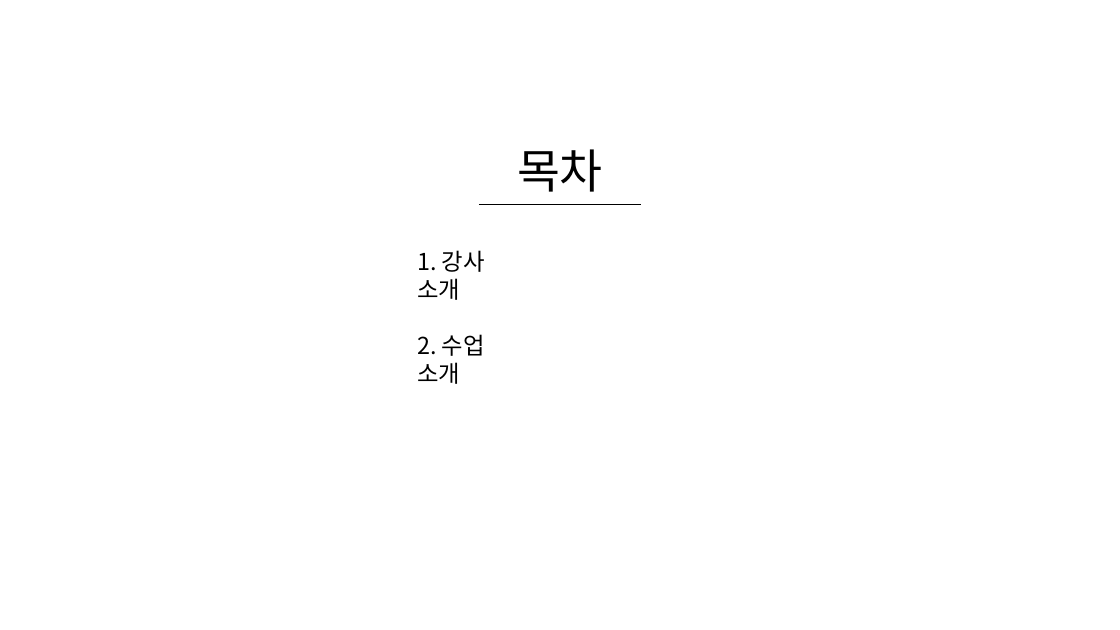
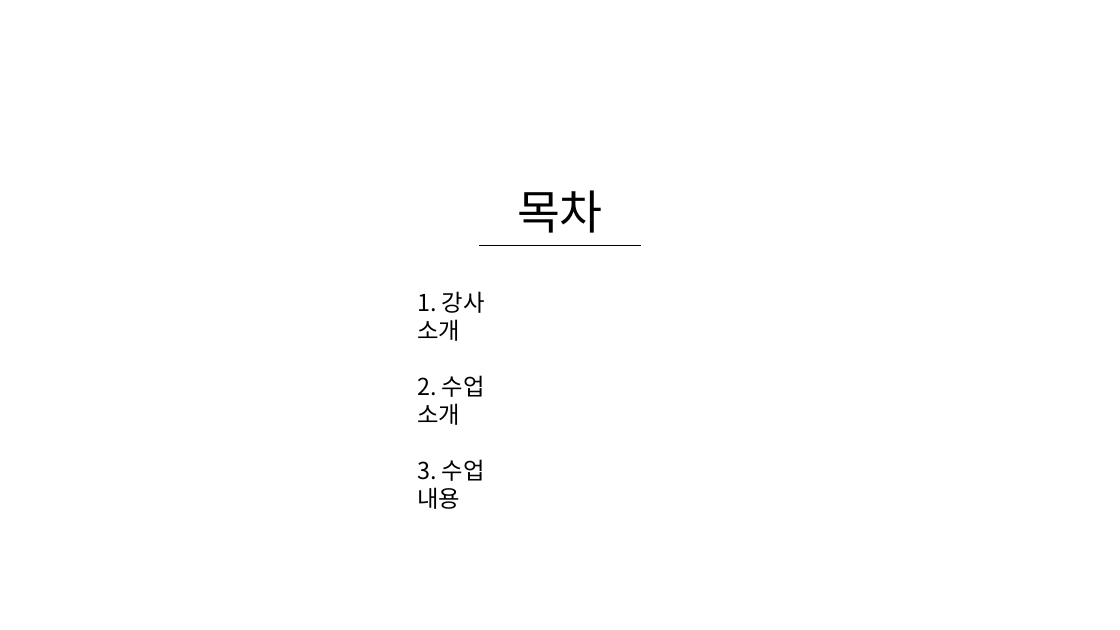
Before and after one commit to WooLyung/2021-Unity-Lecture, a slide deck: slide 2 of 0 - 수업 소개.pptx. Drawn at 1120x630 pixels with LibreOffice and Linux fonts; fonts in the diff are those of the drawing. Boxes give left, top, right and bottom in pixels: in the first picture for what was removed or moved away, otherwise in the second. Text is boxed around its words. In the diff, an @@ line names an element or a change of style, - is before the commit and + after.

```diff
--- a/0 - 수업 소개.pptx
+++ b/0 - 수업 소개.pptx
@@ text "목차": place and size @@
-text "목차" at box(517, 149, 603, 192)
+text "목차" at box(517, 190, 603, 233)
@@ line moved from (479, 205) - (641, 205) to (479, 245) - (641, 245) @@
@@ text "1. 강사 소개": place and size @@
-text "1. 강사 소개" at box(417, 250, 485, 384)
+text "1. 강사 소개" at box(417, 291, 485, 509)
@@ text at box(417, 459, 485, 509): paragraph added @@
+3. 수업 내용
```
Also in this commit, not shown: 5 slides added, 47 other files.
